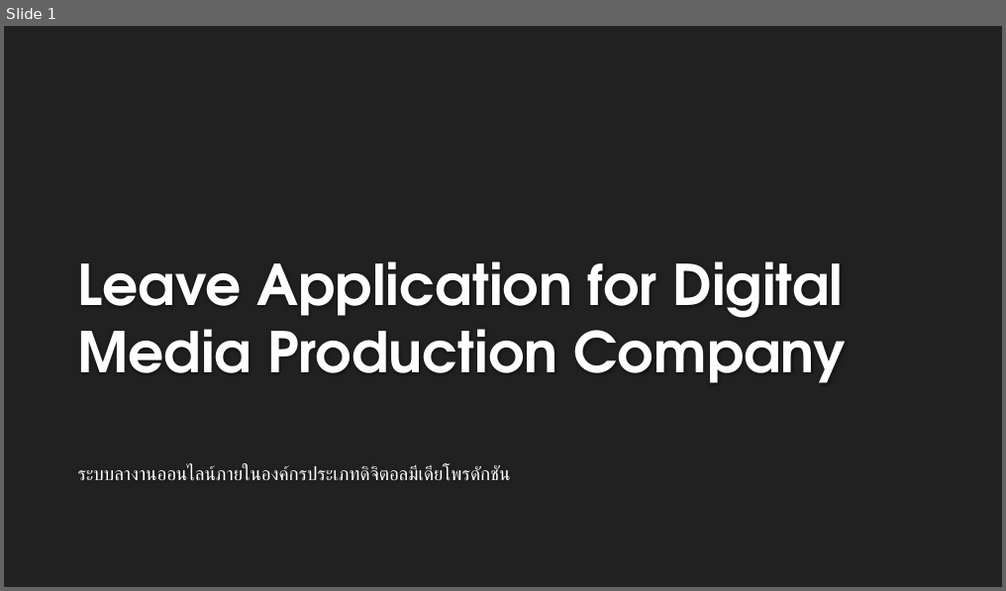
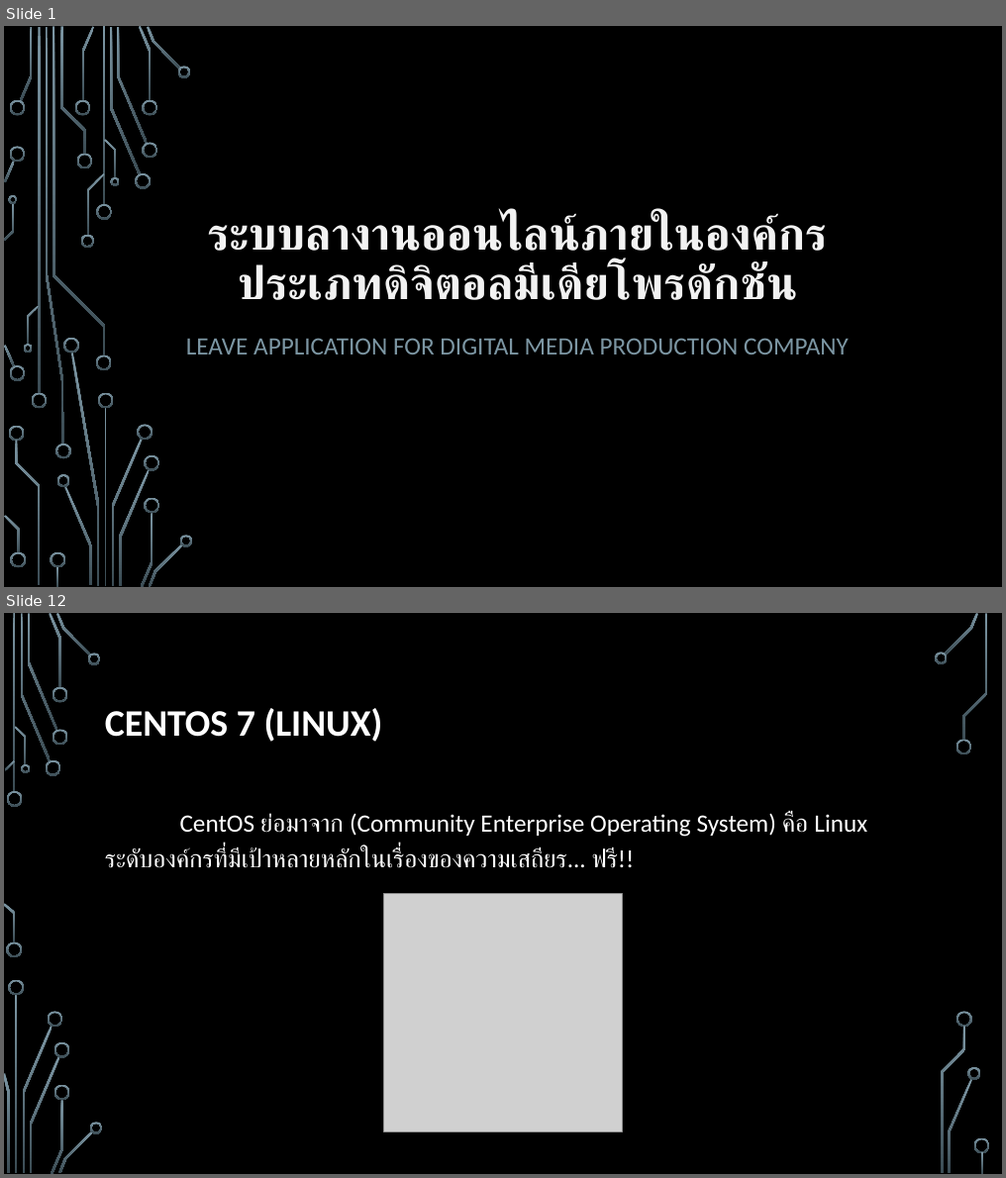
Before and after one commit to MrFermz/leaveAppDoc, a slide deck: Present/master.pptx. Shown one above the other, each under a label of ours: slide 1 before the commit, slides 1 and 12 after it; the slides between them are not shown. The pictures are 1006x591 and 1006x1178 pixels, drawn with LibreOffice and Linux fonts; fonts in the diff are those of the drawing; grey boxes stand for pictures; background and template pictures are left out. Boxes give left, top, right and bottom in pixels: in the first picture for what was removed or moved away, otherwise in the second. Text is boxed around its words. In the diff, an @@ line names an element or a change of style, - is before the commit and + after.

```diff
--- a/Present/master.pptx
+++ b/Present/master.pptx
@@ slide 12 added at box(4, 613, 1002, 1174), background picture (left out) @@
@@ title added at box(105, 708, 383, 742), 36 pt, text #FFFFFF, bold @@
+CENTOS 7 (LINUX)
@@ text added at box(105, 812, 867, 868), 24 pt, text #FFFFFF @@
+CentOS ย่อมาจาก (Community Enterprise Operating System) คือ Linux ระดับองค์กรที่มีเป้าหลายหลักในเรื่องของความเสถียร... ฟรี!!
@@ picture added at box(383, 894, 622, 1132) @@
@@ group added at box(4, 613, 990, 1174): 33 freeform shapes, 3 rectangles @@
@@ slide 1 changed as well @@
@@ background #212121 to picture (left out) @@
@@ title "ระบบลางานออนไลน์ภายในองค์กรประเภทดิจิตอลมีเดียโพรดักชัน": place and size @@
-title "ระบบลางานออนไลน์ภายในองค์กรประเภทดิจิตอลมีเดียโพรดักชัน" at box(78, 466, 511, 481)
+title "ระบบลางานออนไลน์ภายในองค์กรประเภทดิจิตอลมีเดียโพรดักชัน" at box(207, 214, 827, 300)
@@ title "ระบบลางานออนไลน์ภายในองค์กรประเภทดิจิตอลมีเดียโพรดักชัน" at box(207, 214, 827, 300): size 18 to 44 pt, text colour #FFFFFF to #F2F2F2, bold on; alignment left to centre; line spacing 1 to 0.9; less space between paragraphs; vertical alignment top to bottom @@
@@ subtitle "LEAVE APPLICATION FOR DIGITAL MEDIA ..." at box(186, 338, 848, 355): vertical alignment bottom to top @@
@@ subtitle at box(186, 338, 848, 355): text changed; size 54 to 24 pt; font TeX Gyre Adventor to Calibri; text colour #FEFEFE to #7C96A3; bold off @@
-Leave Application for Digital Media Production Company
+LEAVE APPLICATION FOR DIGITAL MEDIA PRODUCTION COMPANY
@@ group added at box(4, 26, 193, 587): 50 freeform shapes, 4 rectangles @@
```
Also in this commit, not shown: 15 other slides added, 1 slide removed, 8 other files.
